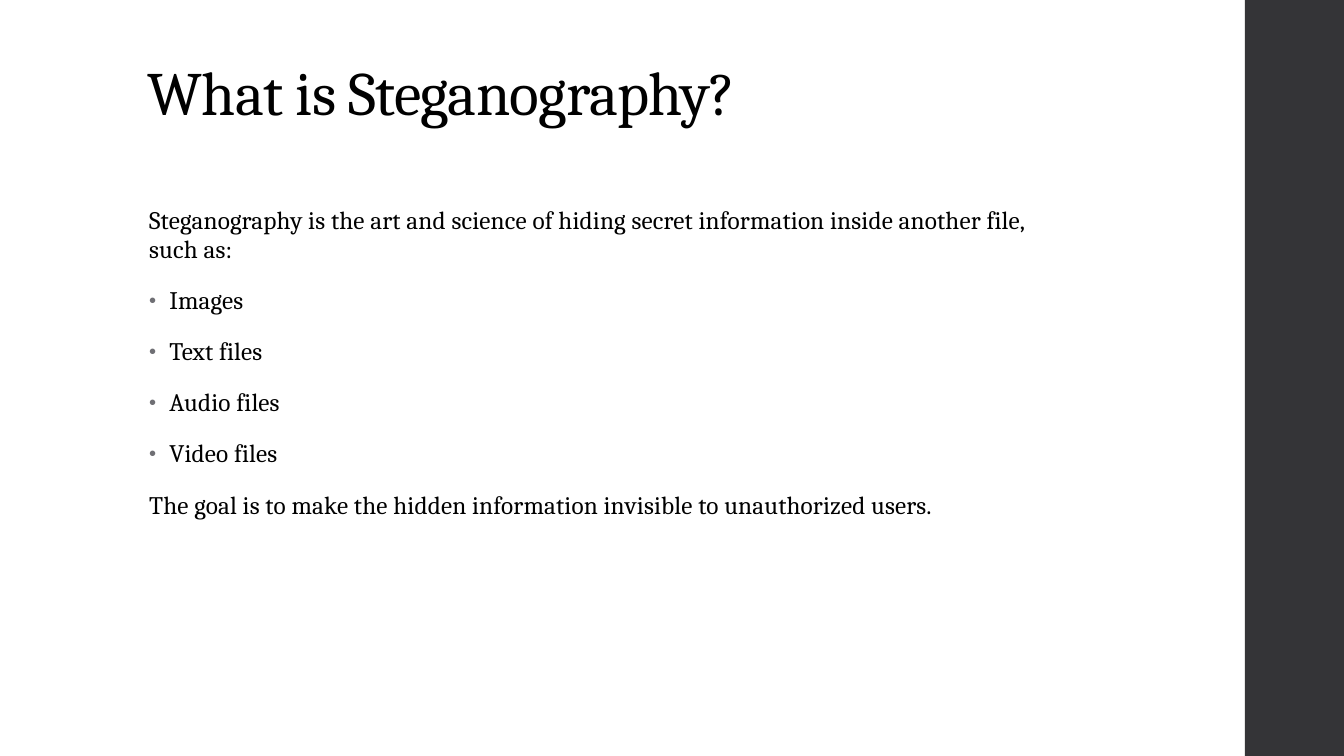
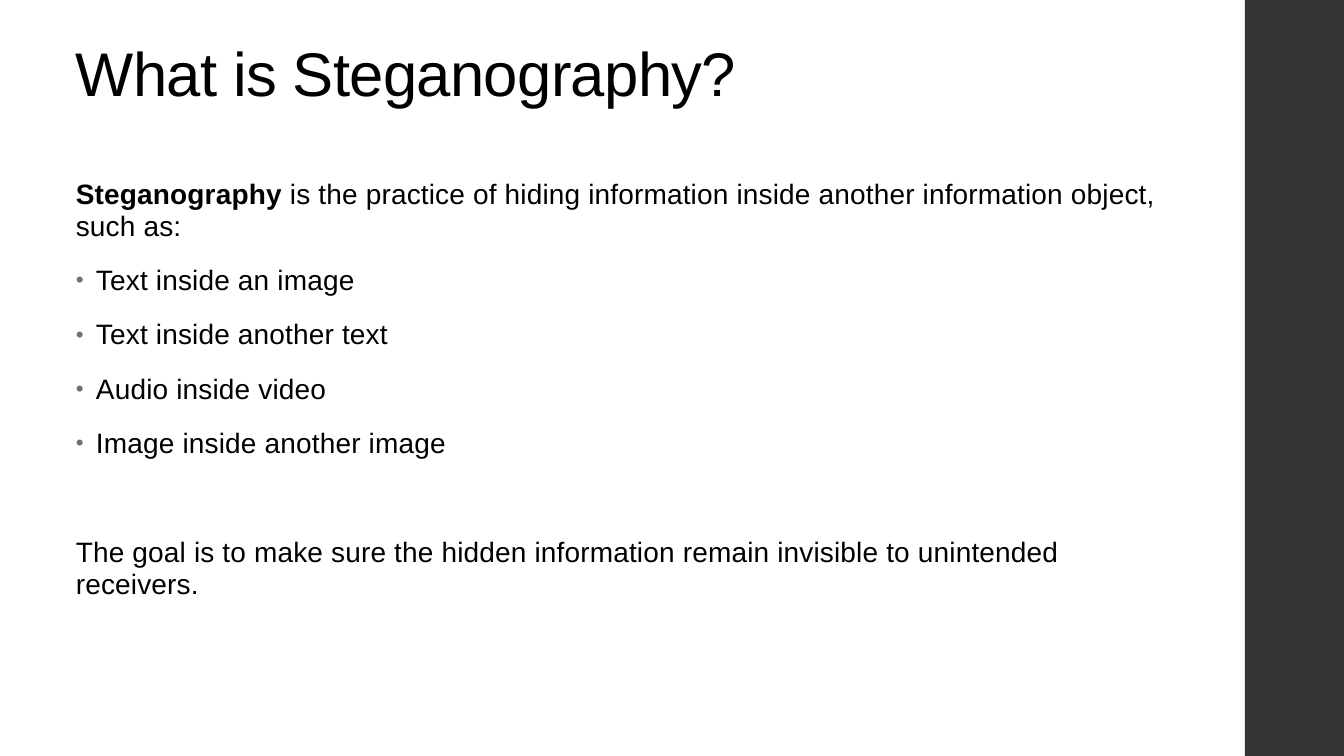
Before and after one commit to shima3021/CEP146-Project1, a slide deck: slide 2 of steganographySlides.pptx. Drawn at 1344x756 pixels with LibreOffice and Linux fonts; fonts in the diff are those of the drawing. Boxes give left, top, right and bottom in pixels: in the first picture for what was removed or moved away, otherwise in the second. Text is boxed around its words. In the diff, an @@ line names an element or a change of style, - is before the commit and + after.

```diff
--- a/steganographySlides.pptx
+++ b/steganographySlides.pptx
@@ title "What is Steganography?": place and size @@
-title "What is Steganography?" at (148, 72, 735, 129)
+title "What is Steganography?" at (76, 51, 736, 107)
@@ title "What is Steganography?" at (76, 51, 736, 107): font Cambria to Arial @@
@@ text at (76, 183, 1154, 595): text changed; size 18 to 20 pt; font Cambria to Arial @@
-Steganography is the art and science of hiding secret information inside another file, such as:
-• Images
-• Text files
-• Audio files
-• Video files
-The goal is to make the hidden information invisible to unauthorized users.
+Steganography is the practice of hiding information inside another information object, such as:
+• Text inside an image
+• Text inside another text
+• Audio inside video
+• Image inside another image
+The goal is to make sure the hidden information remain invisible to unintended receivers.
```
Also in this commit, not shown: 1 other slide changed.
